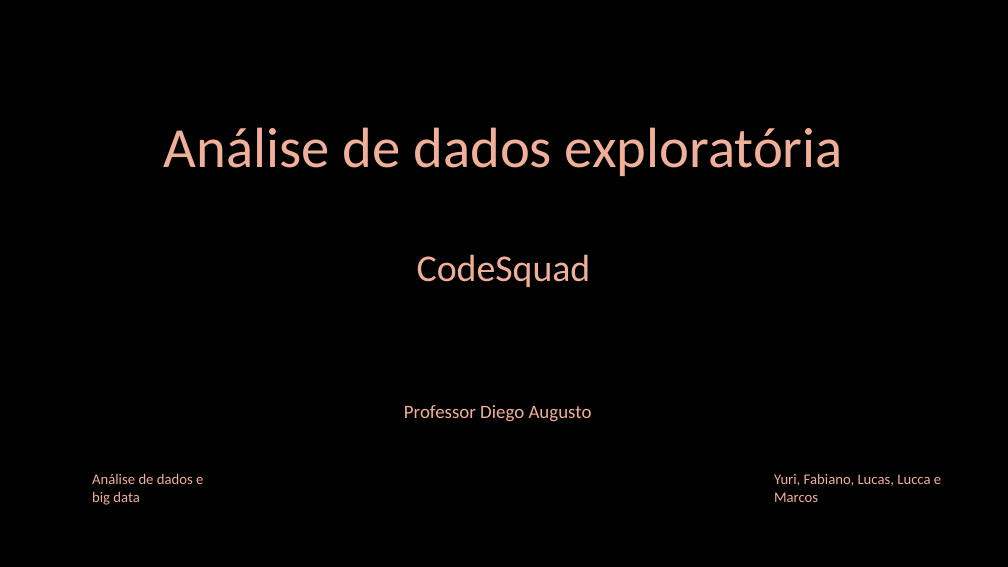
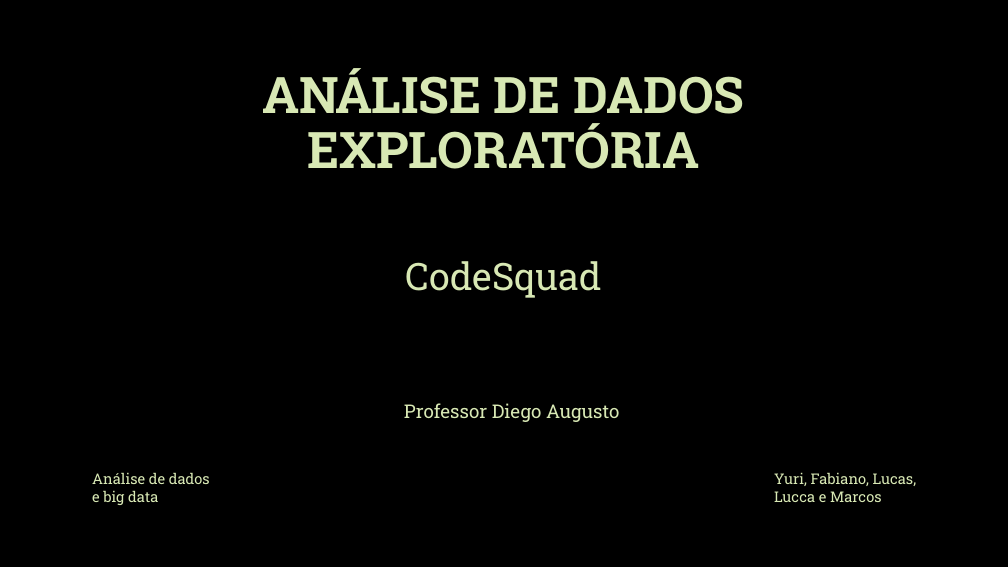
Before and after one commit to yuri0703/CodeSquad, a slide deck: slide 1 of Análise de dados exploratória.pptx. Drawn at 1008x567 pixels with LibreOffice and Linux fonts; fonts in the diff are those of the drawing; background and template pictures are left out. Boxes give left, top, right and bottom in pixels: in the first picture for what was removed or moved away, otherwise in the second. Text is boxed around its words. In the diff, an @@ line names an element or a change of style, - is before the commit and + after.

```diff
--- a/Análise de dados exploratória.pptx
+++ b/Análise de dados exploratória.pptx
@@ title at bbox=[262, 68, 744, 169]: text changed; size 54 to 48 pt; font Calibri to Roboto Slab; text colour #F0AF98 to #D8E8B4; bold on @@
-Análise de dados exploratória
+ANÁLISE DE DADOS EXPLORATÓRIA
@@ subtitle "CodeSquad" at bbox=[405, 261, 601, 298]: font Calibri to Roboto Slab, text colour #F0AF98 to #D8E8B4, letter outline #404040 0.75 pt to none; line spacing 1 to 1.2; less space between paragraphs @@
@@ font Calibri to Roboto Slab, text colour #F0AF98 to #D8E8B4 in 3 elements at bbox=[404, 403, 619, 422], bbox=[774, 472, 916, 502], bbox=[92, 472, 210, 505] @@
```
Also in this commit, not shown: 6 other slides changed.
